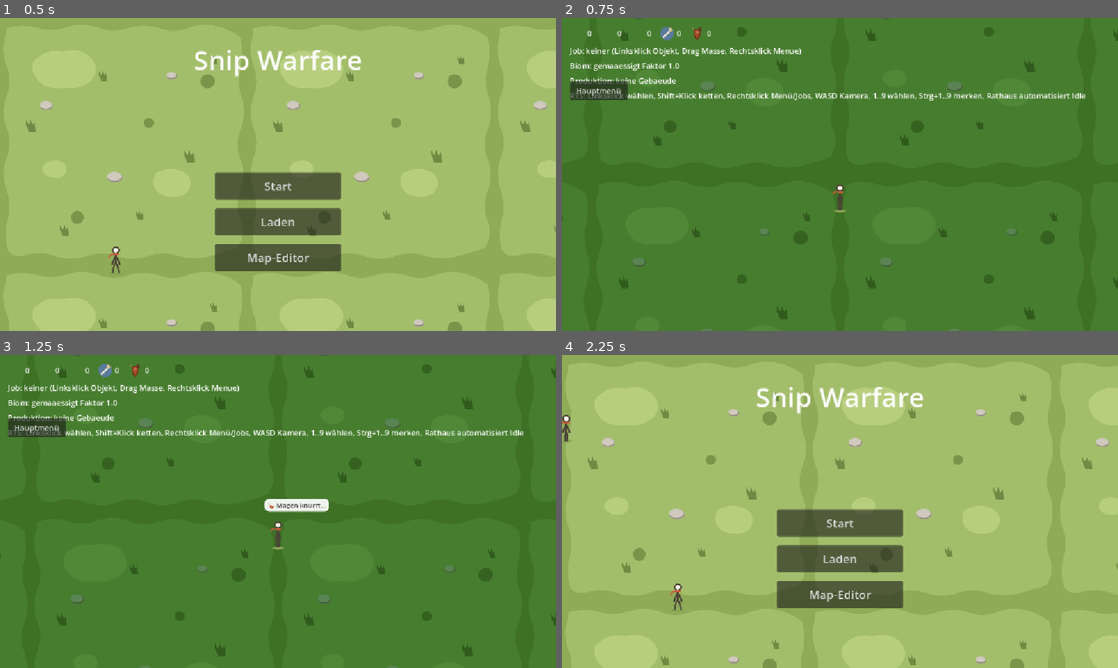
Above: before the commit, frames 1-4 (two rows, left to right).
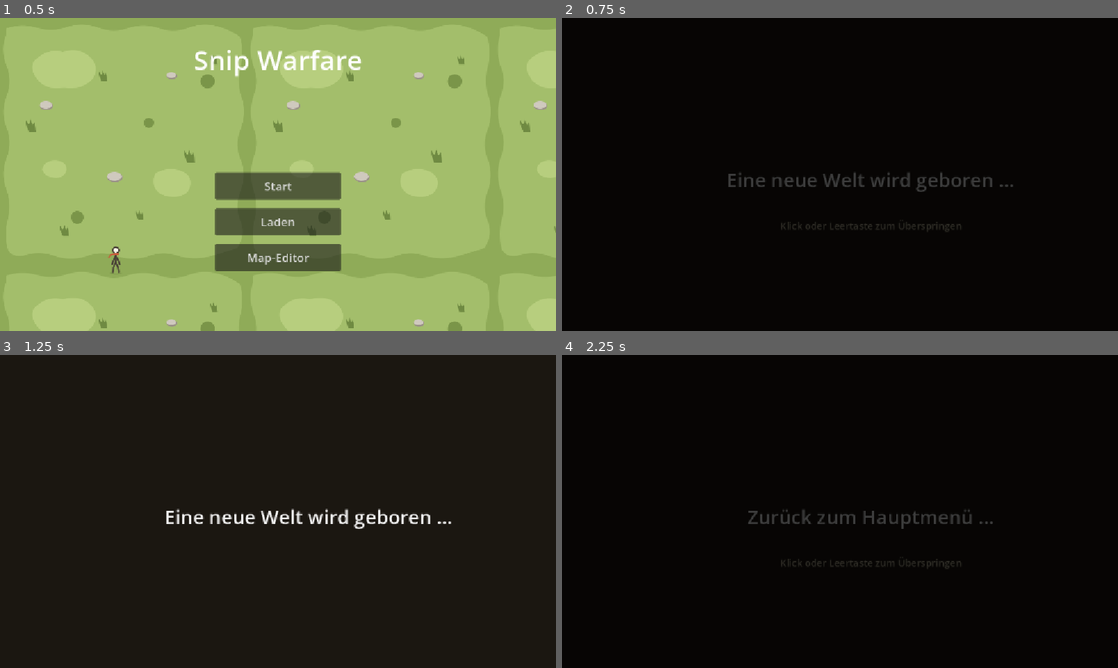
Above: after the commit, the same moments.

Repository: vannon091118/snip-warfare
Game: Godot game, scene res://ui/scenes/hauptmenue.tscn
Two runs of this game, one before a commit and one after it. Both use one fixed random seed, a clock stepped at 60 frames per second and the inputs below.
Inputs (mouse positions are in pixels of both pictures, inside the frame that each line leads up to):
- Up to frame 1 (0.5 s): no input
- Up to frame 2 (0.75 s): click "Start" at 0.5 s
- Up to frame 3 (1.25 s): no input
- Up to frame 4 (2.25 s): click (600, 426) at 1.25 s, where only the run before the commit has a clickable "Hauptmenü"; click (600, 426) at 2 s, where only the run after the commit has a clickable "Hauptmenü"

Frame 1 is identical in both runs. In frame 2, 100% of the frame differs, in the area x 0-100%, y 0-100%; in frame 3, 100%; in frame 4, 100%.

Commit message:
1. Du wolltest, dass das Hauptmenü nach dem Klick auf Start nicht direkt in die nächste Szene springt, sondern eine Zwischen-Szene die Ankunft einläutet, damit später Events und Cutscenes als Verbindungen eingefügt werden können, und Shinon hat diese Brücke gebaut. 2. Die neue Zwischen-Szene in uebergang.tscn und uebergang.gd ist eine eigene 2D-Szene, die den Zieltext ankündigt, kurz einblendet und die nächste Szene nach einer Wartezeit oder auf Klick beziehungsweise Leertaste einläutet, ohne eigene Simulationslogik und ohne eigene Zeitwahrheit. 3. Die Sitzung in ui_welt_sitzung.gd trägt jetzt Ziel und Ankündigung der Übergangs-Verbindung als reine Übergabewerte, sodass jede Szene denselben Weg über die Brücke nimmt und niemand ein fachliches Wissen in die Szene legen muss. 4. Das Hauptmenü in hauptmenue.gd leitet Start, Laden und Kreativmodus über die Verbindung ein, und die Welt-Szene in welt.gd nimmt auf dem Rückweg denselben Pfad, damit alle Wege gleich gebaut sind. 5. Die verbindliche Regel 7 in AGENTS.md erklärt Headless-Läufe, Preflight und Gate zu reinen Frühwarnsystemen und verlangt die sichtbare Ingame-Verifikation als einzigen Abschluss jedes Features, mit dem Rhythmus Asset zuerst, Registry danach, Verhalten wenn nötig, Spawn zuletzt. 6. Der volle Preflight bleibt als Frühwarnung grün, aber die letzte Instanz bist du: Klicke im laufenden Spiel auf Start und schau, wie die Welt angekündigt wird, bevor sie erwacht.

Diff:
--- a/ui/logic/kategorie_ui/ui_welt_sitzung.gd
+++ b/ui/logic/kategorie_ui/ui_welt_sitzung.gd
@@ -14,3 +14,9 @@
 ## die Logik liegt in Welt_World und Welt_Ladevorgang.
 var world: Welt_World = null
 var aktive_map_id: String = ""
+
+## Übergangs-Verbindung: Die Zwischen-Szene liest Ziel und Ankündigung
+## aus der Sitzung und läutet die nächste Szene ein. So können später
+## Events und Cutscenes als Verbindungen zwischen Szenen eingefügt werden.
+var uebergang_ziel: String = ""
+var uebergang_text: String = ""
--- a/ui/scenes/hauptmenue.gd
+++ b/ui/scenes/hauptmenue.gd
@@ -4,6 +4,7 @@
 
 const SZENE_KARTE := "res://world/scenes/welt.tscn"
 const SZENE_EDITOR := "res://world/scenes/karten_editor.tscn"
+const SZENE_UEBERGANG := "res://ui/scenes/uebergang.tscn"
 const GRENZE_RECHTS := 2200.0
 const GRENZE_LINKS := -140.0
 
@@ -88,7 +89,7 @@
 	WeltSitzung.kommt_vom_editor = false
 	WeltSitzung.world = null
 	WeltSitzung.aktive_map_id = ""
-	get_tree().change_scene_to_file(SZENE_KARTE)
+	_uebergang_einlaeuten(SZENE_KARTE, "Eine neue Welt wird geboren …")
 
 func _auf_laden() -> void:
 	_wechsle_zu(Ui_MenueZustaende.Zustand.WELT_AUSWAHL_LADEN)
@@ -107,12 +108,19 @@
 	# Map wählt der Ladevorgang aus (zuerst die zuletzt gespielte, sonst Basis).
 	WeltSitzung.world = null
 	WeltSitzung.aktive_map_id = ""
-	get_tree().change_scene_to_file(SZENE_KARTE)
+	_uebergang_einlaeuten(SZENE_KARTE, "Die gespeicherte Welt wird geladen …")
 
 func _auf_editor_welt_gewaehlt(welt_name: String) -> void:
 	WeltSitzung.welt_name = welt_name
 	WeltSitzung.kommt_vom_editor = true
-	get_tree().change_scene_to_file(SZENE_EDITOR)
+	_uebergang_einlaeuten(SZENE_EDITOR, "Der Kreativmodus wird geöffnet …")
+
+func _uebergang_einlaeuten(ziel: String, text: String) -> void:
+	# Verbindungs-Stelle: Jeder Szenenwechsel läuft über die Zwischen-Szene,
+	# damit später Events und Cutscenes zwischen Szenen eingefügt werden.
+	WeltSitzung.uebergang_ziel = ziel
+	WeltSitzung.uebergang_text = text
+	get_tree().change_scene_to_file(SZENE_UEBERGANG)
 
 func _wechsle_zu(nach: Ui_MenueZustaende.Zustand) -> void:
 	if not _zustaende.ist_gueltiger_uebergang(_zustand, nach):
--- /dev/null
+++ b/ui/scenes/uebergang.gd
@@ -0,0 +1,57 @@
+extends Node2D
+## Übergangs-Verbindung zwischen Szenen: Diese 2D-Szene kündigt die nächste
+## Szene an, zeigt den Zieltext und läutet sie nach kurzer Zeit oder auf
+## Klick beziehungsweise Leertaste ein. Sie ist die Verbindungs-Stelle, an
+## der später Events und Cutscenes zwischen Szenen eingefügt werden können.
+## Sie liest das Ziel ausschließlich aus der Sitzung und besitzt keine
+## Simulationslogik, keine eigene Zeitwahrheit und kein fachliches Wissen.
+
+const FALLBACK_ZIEL := "res://ui/scenes/hauptmenue.tscn"
+const WARTE_SEKUNDEN := 1.4
+
+var _verstrichen: float = 0.0
+var _ziel: String = ""
+
+@onready var _text_label: Label = %TextLabel
+@onready var _hinweis_label: Label = %HinweisLabel
+@onready var _deckel: ColorRect = %Deckel
+
+func _ready() -> void:
+	_ziel = WeltSitzung.uebergang_ziel
+	if _ziel == "":
+		_ziel = FALLBACK_ZIEL
+	var ankündigung := WeltSitzung.uebergang_text
+	if ankündigung == "":
+		ankündigung = "Die Welt erwacht …"
+	_text_label.text = ankündigung
+	_deckel.color = Color(0, 0, 0, 1.0)
+	_deckel.color.a = 1.0
+
+func _process(delta: float) -> void:
+	_verstrichen += delta
+	# Einblenden in den ersten Sekunden, danach die nächste Szene einläuten.
+	if _verstrichen < 0.7:
+		_deckel.color.a = clampf(1.0 - _verstrichen / 0.7, 0.0, 1.0)
+	else:
+		_deckel.color.a = 0.0
+	if _verstrichen >= WARTE_SEKUNDEN:
+		_weiter()
+		return
+	_hinweis_label.visible = int(_verstrichen * 2.0) % 2 == 0
+
+func _unhandled_input(ereignis: InputEvent) -> void:
+	# Überspringen: Linksklick, Leertaste oder Enter läuten sofort weiter.
+	if _verstrichen < 0.3:
+		return
+	var ueberspringen := false
+	if ereignis is InputEventMouseButton and ereignis.pressed and ereignis.button_index == MOUSE_BUTTON_LEFT:
+		ueberspringen = true
+	elif ereignis is InputEventKey and ereignis.pressed and (ereignis.keycode == KEY_SPACE or ereignis.keycode == KEY_ENTER):
+		ueberspringen = true
+	if ueberspringen:
+		_weiter()
+
+func _weiter() -> void:
+	# Einmalige Verbindung: Die nächste Szene wird nur einmal eingeläutet.
+	set_process(false)
+	get_tree().change_scene_to_file(_ziel)
--- /dev/null
+++ b/ui/scenes/uebergang.tscn
@@ -0,0 +1,40 @@
+[gd_scene load_steps=2 format=3 uid="uid://cu9uebergang01"]
+
+[ext_resource type="Script" path="res://ui/scenes/uebergang.gd" id="1_uebergang"]
+
+[node name="Uebergang" type="Node2D"]
+script = ExtResource("1_uebergang")
+
+[node name="Hintergrund" type="ColorRect" parent="."]
+offset_right = 1280.0
+offset_bottom = 720.0
+color = Color(0.113725, 0.094118, 0.070588, 1)
+
+[node name="TextLabel" type="Label" parent="."]
+unique_name_in_owner = true
+offset_left = 140.0
+offset_top = 290.0
+offset_right = 1140.0
+offset_bottom = 380.0
+theme_override_font_sizes/font_size = 40
+text = "Die Welt erwacht …"
+horizontal_alignment = 1
+vertical_alignment = 1
+
+[node name="HinweisLabel" type="Label" parent="."]
+unique_name_in_owner = true
+offset_left = 140.0
+offset_top = 400.0
+offset_right = 1140.0
+offset_bottom = 460.0
+theme_override_font_sizes/font_size = 20
+theme_override_colors/font_color = Color(0.76, 0.72, 0.62, 1)
+text = "Klick oder Leertaste zum Überspringen"
+horizontal_alignment = 1
+vertical_alignment = 1
+
+[node name="Deckel" type="ColorRect" parent="."]
+unique_name_in_owner = true
+offset_right = 1280.0
+offset_bottom = 720.0
+color = Color(0, 0, 0, 1)
--- a/world/scenes/welt.gd
+++ b/world/scenes/welt.gd
@@ -190,7 +190,11 @@
 	(_hud as Variant).biom_anzeigen(str(zustand.get("biom_id", _model.biom_id)), float(zustand.get("biom_faktor", 1.0)))
 
 func _auf_zurueck() -> void:
-	get_tree().change_scene_to_file("res://ui/scenes/hauptmenue.tscn")
+	# Auch der Rückweg läuft über die Übergangs-Verbindung, damit jede
+	# Szene denselben Weg nimmt und Events/Cutscenes dort andocken können.
+	WeltSitzung.uebergang_ziel = "res://ui/scenes/hauptmenue.tscn"
+	WeltSitzung.uebergang_text = "Zurück zum Hauptmenü …"
+	get_tree().change_scene_to_file("res://ui/scenes/uebergang.tscn")
 
 func _auf_gebaeude_meldung(text: String) -> void:
 	_hud.meldung_setzen(text)
Not shown, changed: shinon/commit_msg.txt
Not shown, changed: AGENTS.md
